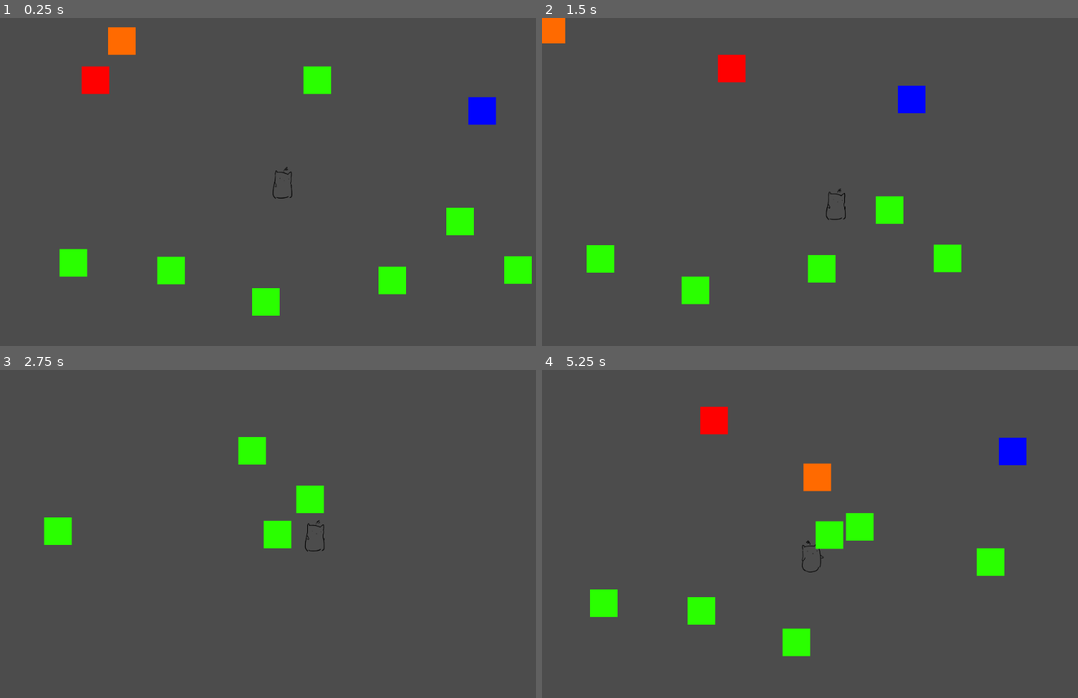
Above: before the commit, frames 1-4 (two rows, left to right).
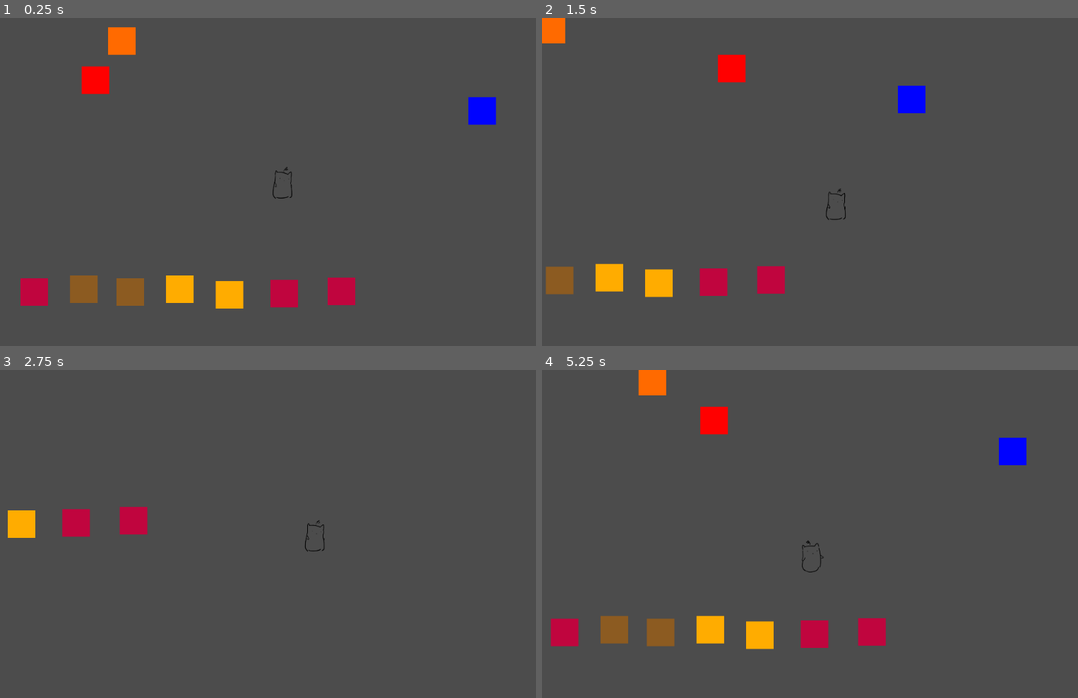
Above: after the commit, the same moments.

Repository: freejelliott/ldjam52
Game: Godot game, scene res://Game.tscn
Same seed, same stepped clock (60 frames per second), same inputs: the game is played once before the commit and once after it.
Inputs:
- Up to frame 1 (0.25 s): no input
- Up to frame 2 (1.5 s): hold D (move_right) 0.53-1.28 s; hold S (move_down) from 1.28 s (still down)
- Up to frame 3 (2.75 s): release S (move_down) at 2.03 s; hold D (move_right) from 2.03 s (still down)
- Up to frame 4 (5.25 s): release D (move_right) at 2.78 s; hold W (move_up) 2.78-3.53 s; hold A (move_left) 3.53-5.03 s; hold S (move_down) from 5.03 s (still down)

The runs differ from the first frame. In frame 1, 5.9% of the frame differs, in the area x 3-100%, y 14-91%; in frame 2, 4.3%; in frame 3, 3.0%; in frame 4, 6.4%, in the area x 1-87%, y 0-88%.

Commit message:
Different types of vegetables.

Diff:
--- a/Game.tscn
+++ b/Game.tscn
@@ -1,7 +1,7 @@
 [gd_scene load_steps=7 format=2]
 
 [ext_resource path="res://player/Player.tscn" type="PackedScene" id=1]
-[ext_resource path="res://pickup/Pickup.tscn" type="PackedScene" id=2]
+[ext_resource path="res://vegetable/Vegetable.tscn" type="PackedScene" id=2]
 [ext_resource path="res://den/Den.tscn" type="PackedScene" id=3]
 [ext_resource path="res://harvester/Harvester.tscn" type="PackedScene" id=4]
 [ext_resource path="res://hunter/Hunter.tscn" type="PackedScene" id=5]
@@ -12,9 +12,6 @@
 
 [node name="Player" parent="." instance=ExtResource( 1 )]
 position = Vector2( 512, 300 )
-
-[node name="Pickup" parent="." instance=ExtResource( 2 )]
-position = Vector2( 482, 516 )
 
 [node name="Den" parent="." instance=ExtResource( 3 )]
 position = Vector2( 874, 169 )
@@ -28,25 +25,32 @@
 speed = 100
 player_path = NodePath("../Player")
 
-[node name="Pickup2" parent="." instance=ExtResource( 2 )]
-position = Vector2( 133, 445 )
-
-[node name="Pickup3" parent="." instance=ExtResource( 2 )]
-position = Vector2( 939, 458 )
-
-[node name="Pickup4" parent="." instance=ExtResource( 2 )]
-position = Vector2( 310, 459 )
-
-[node name="Pickup5" parent="." instance=ExtResource( 2 )]
-position = Vector2( 575, 113 )
-
-[node name="Pickup6" parent="." instance=ExtResource( 2 )]
-position = Vector2( 834, 370 )
-
-[node name="Pickup7" parent="." instance=ExtResource( 2 )]
-position = Vector2( 711, 477 )
-
 [node name="Harvester2" parent="." instance=ExtResource( 4 )]
 position = Vector2( 574, -13 )
 player_path = NodePath("../Player")
 horizontal = false
+
+[node name="Tomato" parent="." instance=ExtResource( 2 )]
+position = Vector2( 62, 498 )
+
+[node name="Tomato2" parent="." instance=ExtResource( 2 )]
+position = Vector2( 619, 497 )
+
+[node name="Tomato3" parent="." instance=ExtResource( 2 )]
+position = Vector2( 515, 501 )
+
+[node name="Carrot" parent="." instance=ExtResource( 2 )]
+position = Vector2( 416, 503 )
+vegetable_type = 1
+
+[node name="Carrot2" parent="." instance=ExtResource( 2 )]
+position = Vector2( 326, 493 )
+vegetable_type = 1
+
+[node name="Potato" parent="." instance=ExtResource( 2 )]
+position = Vector2( 236, 498 )
+vegetable_type = 2
+
+[node name="Potato2" parent="." instance=ExtResource( 2 )]
+position = Vector2( 152, 493 )
+vegetable_type = 2
--- a/harvester/Harvester.gd
+++ b/harvester/Harvester.gd
@@ -23,7 +23,6 @@
 #func _process(delta: float) -> void:
 #    pass
 
-
 func _physics_process(delta: float) -> void:
     if position.x > 1000:
         direction = Vector2.LEFT
@@ -42,11 +41,11 @@
 func _on_Area2D_area_entered(area:Area2D) -> void:
     if area.collision_layer == 1:
         # Player
-        player.drop_all_items()
+        player.drop_all_vegetables()
     elif area.collision_layer == 1 << 1:
-        # Item on ground
-        var item = area.get_parent()
-        item.queue_free()
+        # Vegetable on ground
+        var vegetable = area.get_parent()
+        vegetable.queue_free()
     elif area.collision_layer == 1 << 2:
         # Hunter
         var hunter = area.get_parent()
@@ -54,6 +53,6 @@
         # TODO: stun the hunter instead for a while?
         hunter.queue_free()
     elif area.collision_layer == 1 << 3:
-        # Item held by player
-        var item = area.get_parent()
-        player.drop_item(item)
+        # Vegetable held by player
+        var vegetable = area.get_parent()
+        player.drop_vegetable(vegetable)
--- a/hunter/Hunter.gd
+++ b/hunter/Hunter.gd
@@ -27,9 +27,9 @@
         # Don't move while eating.
         return
 
-    # Hunter follows the last item the player is carrying or stands still if
+    # Hunter follows the last vegetable the player is carrying or stands still if
     # nothing is being carried.
-    var follow_target = player.get_last_item()
+    var follow_target = player.get_last_vegetable()
     if follow_target:
         var velocity = follow_target.position - position
 
@@ -39,9 +39,9 @@
 
 
 func _on_Area2D_area_entered(other_area:Area2D) -> void:
-    var item = other_area.get_parent()
+    var vegetable = other_area.get_parent()
     area.set_deferred('monitoring', false)
-    player.drop_item(item)
+    player.drop_vegetable(vegetable)
     eating_timer.start()
     print('hunter is eating')
 
--- a/player/Player.gd
+++ b/player/Player.gd
@@ -7,8 +7,8 @@
 
 export var speed = 300
 
-# The first item in the array is furthest away from the player.
-var pickups: Array = []
+# The first vegetable in the array is furthest away from the player.
+var vegetables: Array = []
 
 
 # Called when the node enters the scene tree for the first time.
@@ -37,33 +37,33 @@
 
     position += velocity * speed * delta
 
-func get_last_item():
-    if pickups.empty():
+func get_last_vegetable():
+    if vegetables.empty():
         return null
-    return pickups.front()
+    return vegetables.front()
 
-func drop_item(item_to_drop: Node2D):
-    # TODO: could just drop the one item instead of it and all the items following it.
+func drop_vegetable(vegetable_to_drop: Node2D):
+    # TODO: could just drop the one vegetable instead of it and all the vegetables following it.
 
     # TODO: inefficient to pop from the front multiple tiems.
     while true:
-        var dropped_item = pickups.pop_front()
-        dropped_item.queue_free()
-        if dropped_item == item_to_drop:
+        var dropped_vegetable = vegetables.pop_front()
+        dropped_vegetable.queue_free()
+        if dropped_vegetable == vegetable_to_drop:
             return
 
-func drop_all_items():
-    for item in pickups:
-        item.queue_free()
-    pickups.clear()
+func drop_all_vegetables():
+    for vegetable in vegetables:
+        vegetable.queue_free()
+    vegetables.clear()
 
 
 func _on_Area2D_area_entered(area:Area2D) -> void:
-    area.collision_layer = 1 << 3  # Put item on following_items layer so it isn't picked up again.
-    var pickup = area.get_parent()
+    area.collision_layer = 1 << 3  # Put vegetable on following_vegetables layer so it isn't picked up again.
+    var vegetable = area.get_parent()
 
-    pickup.set_follow_target(self)
-    if !pickups.empty():
-        pickups.back().set_follow_target(pickup)
+    vegetable.set_follow_target(self)
+    if !vegetables.empty():
+        vegetables.back().set_follow_target(vegetable)
 
-    pickups.append(pickup)
+    vegetables.append(vegetable)
--- a/pickup/Pickup.gd
+++ b/vegetable/Vegetable.gd
@@ -4,15 +4,36 @@
 # Declare member variables here. Examples:
 # var a: int = 2
 # var b: String = "text"
-var follow_target: Node2D
+
+enum VegetableType {
+    Tomato
+    Carrot
+    Potato
+}
+
 
 export var speed = 4
 export var follow_distance = 100
+export(VegetableType) var vegetable_type = VegetableType.Tomato
 
+onready var sprite = $Sprite
+
+var follow_target: Node2D
 
 # Called when the node enters the scene tree for the first time.
 func _ready() -> void:
-    pass # Replace with function body.
+    var gradient: GradientTexture = sprite.texture
+    var color: Color
+    match vegetable_type:
+        VegetableType.Carrot:
+            color = Color(1, 0.679688, 0)
+        VegetableType.Potato:
+            color = Color(0.554688, 0.361932, 0.136505)
+        VegetableType.Tomato:
+            color = Color(0.757813, 0.023682, 0.247362)
+    print(color)
+
+    gradient.gradient.colors[0] = color
 
 
 func set_follow_target(target):
--- a/pickup/Pickup.tscn
+++ b/vegetable/Vegetable.tscn
@@ -1,25 +1,27 @@
 [gd_scene load_steps=5 format=2]
 
-[ext_resource path="res://pickup/Pickup.gd" type="Script" id=1]
+[ext_resource path="res://vegetable/Vegetable.gd" type="Script" id=1]
 
-[sub_resource type="Gradient" id=3]
+[sub_resource type="Gradient" id=5]
+resource_local_to_scene = true
 offsets = PoolRealArray( 0.450262 )
-colors = PoolColorArray( 0.171875, 1, 0, 1 )
+colors = PoolColorArray( 0.757813, 0.0236816, 0.247362, 1 )
 
-[sub_resource type="GradientTexture" id=2]
-gradient = SubResource( 3 )
+[sub_resource type="GradientTexture" id=6]
+resource_local_to_scene = true
+gradient = SubResource( 5 )
 width = 50
 
 [sub_resource type="CircleShape2D" id=4]
 radius = 25.1794
 
-[node name="Pickup" type="Node2D"]
+[node name="Vegetable" type="Node2D"]
 script = ExtResource( 1 )
 follow_distance = 50
 
 [node name="Sprite" type="Sprite" parent="."]
 scale = Vector2( 1, 50 )
-texture = SubResource( 2 )
+texture = SubResource( 6 )
 
 [node name="Area2D" type="Area2D" parent="."]
 collision_layer = 2
